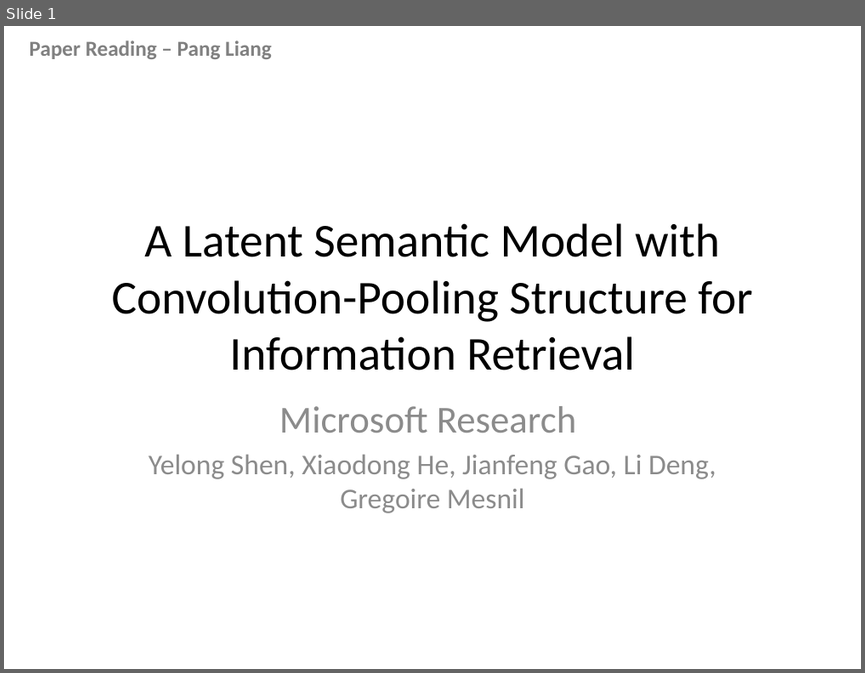
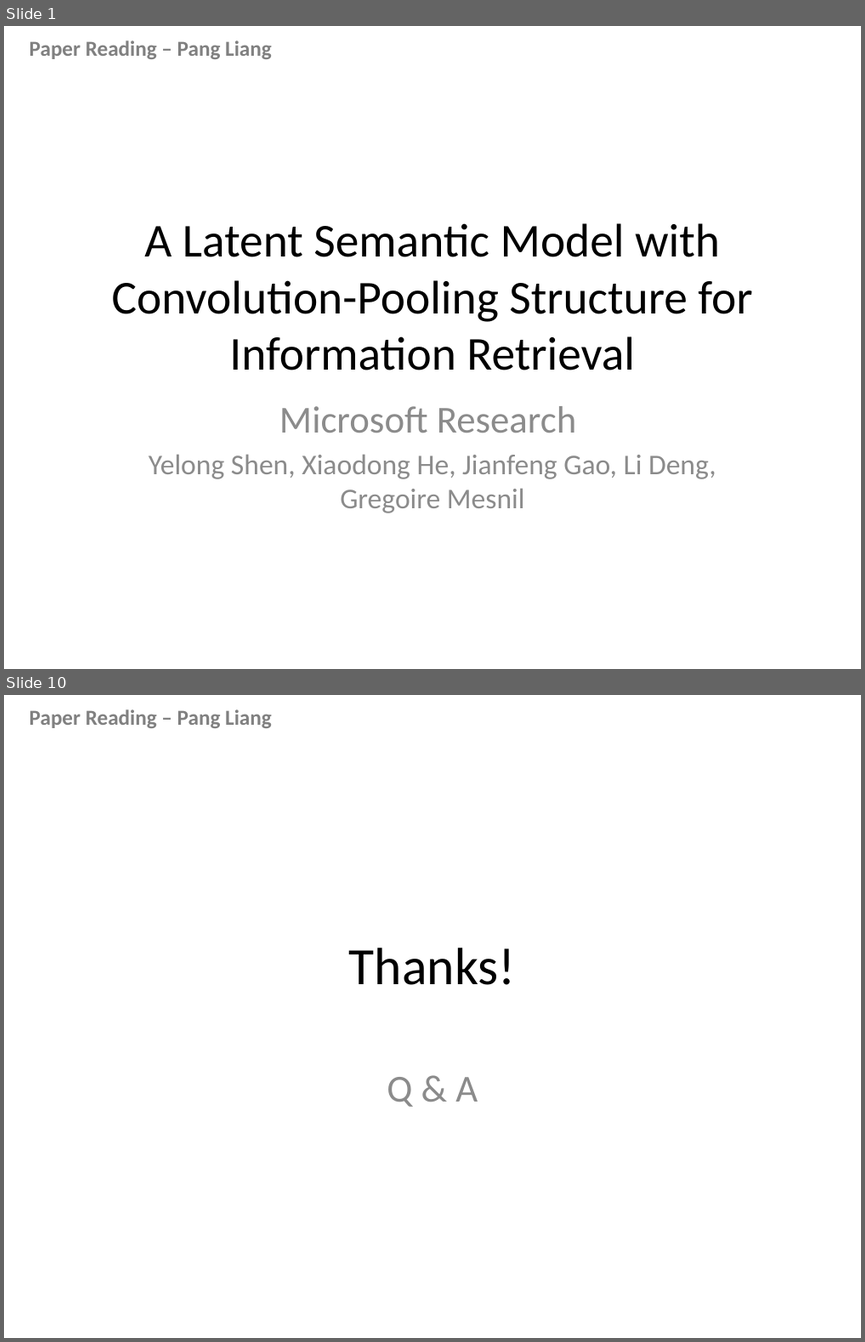
Before and after one commit to pl8787/exp_caffe, a slide deck: doc/Paper Reading.pptx. Shown one above the other, each under a label of ours: slide 1 before the commit, slides 1 and 10 after it; the slides between them are not shown. The pictures are 865x673 and 865x1342 pixels, drawn with LibreOffice and Linux fonts; fonts in the diff are those of the drawing. Boxes give left, top, right and bottom in pixels: in the first picture for what was removed or moved away, otherwise in the second. Text is boxed around its words. In the diff, an @@ line names an element or a change of style, - is before the commit and + after.

```diff
--- a/doc/Paper Reading.pptx
+++ b/doc/Paper Reading.pptx
@@ slide 10 added at bbox=[4, 695, 861, 1338], background #FFFFFF; not listed: 1 template element that a slide beside it also shows @@
@@ title added at bbox=[349, 947, 516, 985], 44 pt, text #000000 @@
+Thanks!
@@ subtitle added at bbox=[386, 1077, 477, 1106], 32 pt, text #8C8C8C @@
+Q & A
```
Also in this commit, not shown: 8 other slides added, 1 slide removed.
